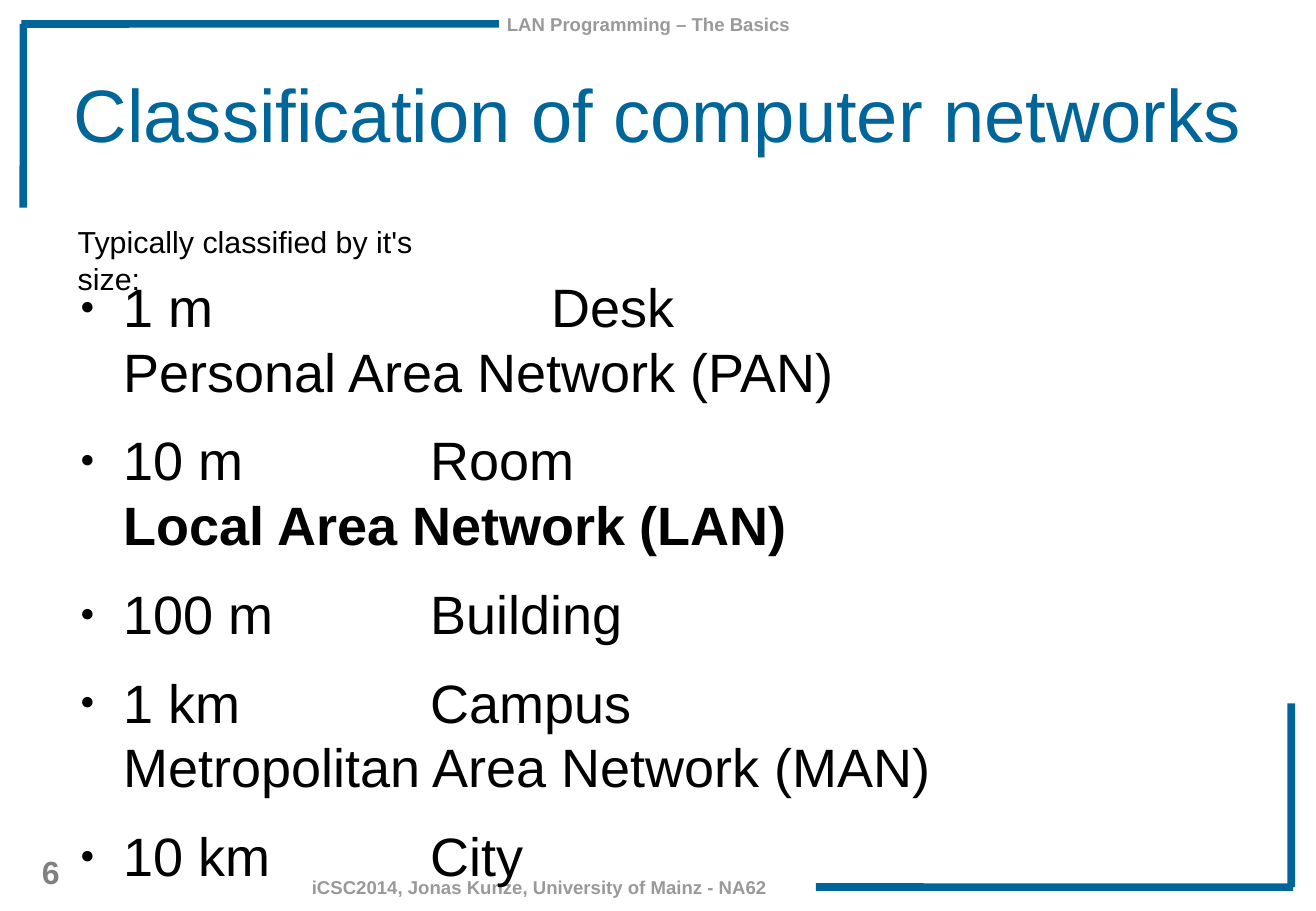
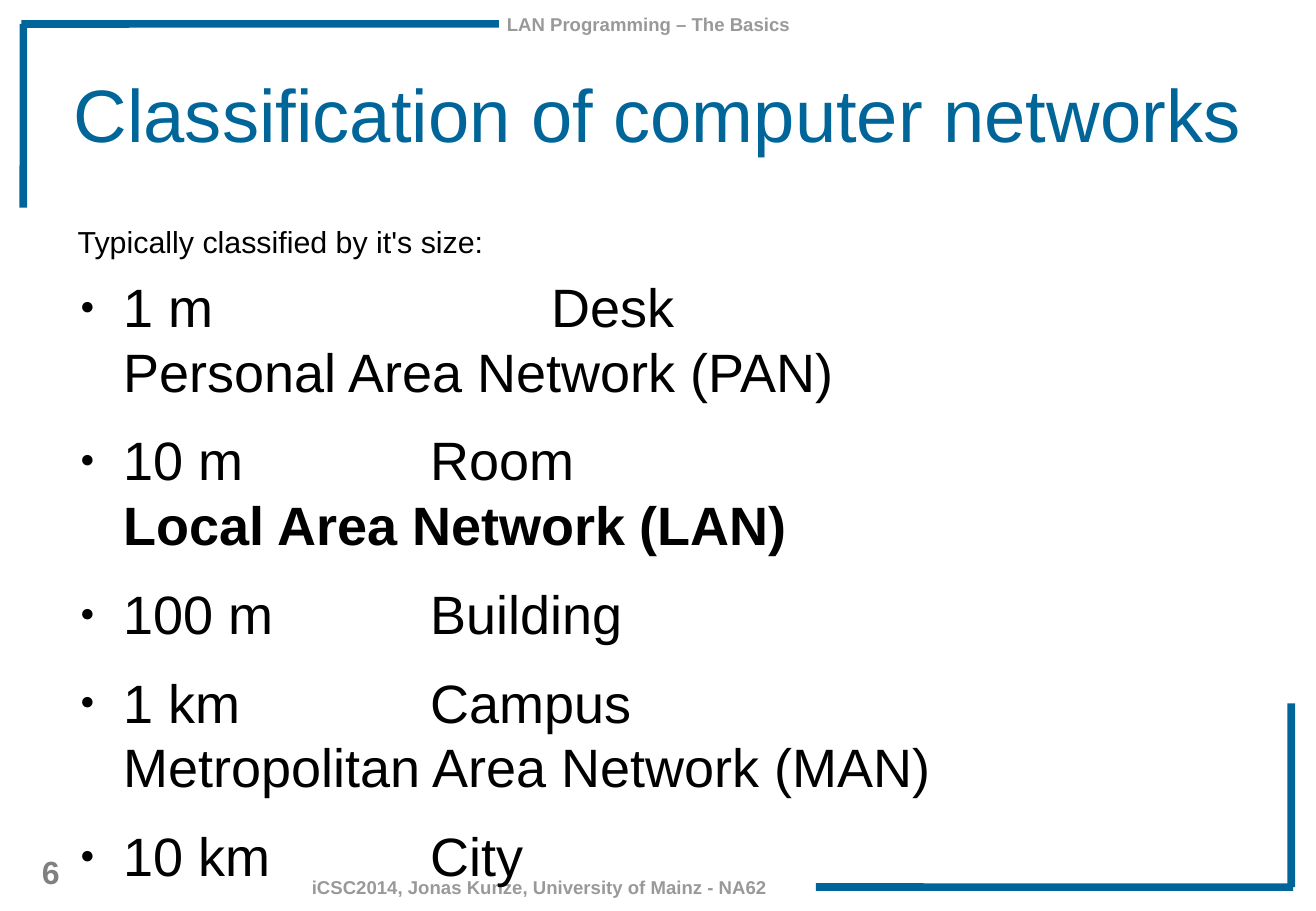
Before and after one commit to JonasKunze/icsc2014, a slide deck: slide 6 of iCSC-2014-LAN_Programming_Basics.odp. Drawn at 1316x911 pixels with LibreOffice and Linux fonts; fonts in the diff are those of the drawing; background and template pictures are left out. Boxes give left, top, right and bottom in pixels: in the first picture for what was removed or moved away, otherwise in the second. Text is boxed around its words. In the diff, an @@ line names an element or a change of style, - is before the commit and + after.

```diff
--- a/iCSC-2014-LAN_Programming_Basics.odp
+++ b/iCSC-2014-LAN_Programming_Basics.odp
@@ text "Typically classified by it's size:" rewrapped from box(78, 231, 412, 296) to box(78, 231, 483, 259) @@
```
Also in this commit, not shown: 2 slides added, 1 other file.
